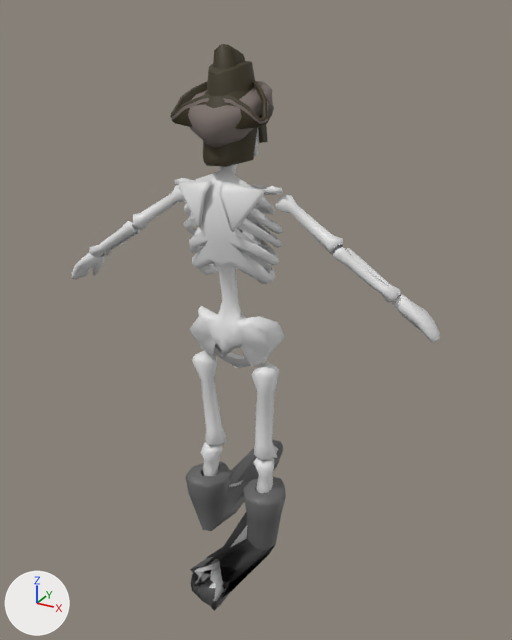
One commit to the glTF model assets/characters/skeleton.glb: the scene before it, then after it.
Before and after are seen from a camera (50 mm lens) standing at (1.075, -1.83, 1.808) and looking at (0.031, 0.068, 0.859). Arrows for +X, +Y and +Z are at lower left; the lights stay in place. The older version comes first. Vertices at exactly the same position are counted once.

Before the edit, the objects in view are built like this:
```python
ob_hatcossak = bpy.data.objects.new('HatCossak', me_plane_001)
ob_hatcossak.location = (0.0, 0.0, 0.0)
ob_hattallcap = bpy.data.objects.new('HatTallCap', me_plane_003)
ob_hattallcap.location = (0.0, 0.0, 0.0)
ob_hattallpeaked = bpy.data.objects.new('HatTallPeaked', me_cguardmesh_001)
ob_hattallpeaked.location = (0.0, 0.0, 0.0)
ob_hattricorn = bpy.data.objects.new('HatTricorn', me_plane_004)
ob_hattricorn.location = (0.0, 0.0, 0.0)
ob_skeleton = bpy.data.objects.new('Skeleton', me_plane_009)
ob_skeleton.location = (0.0, 0.0, 0.0)
ob_skeletonboots = bpy.data.objects.new('SkeletonBoots', me_plane_010)
ob_skeletonboots.location = (0.0, 0.0, 0.0)
```
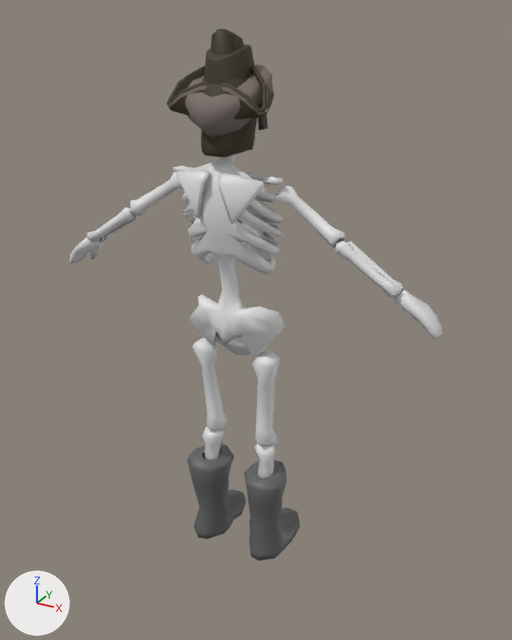
Location of each change, [x1, y1, x2, y2] in pixels of the pictures (512 x 640 px; the box of a moved part takes in the faces that stretch with it):
'Skeleton', reshaped
    before: [72, 128, 440, 601]
    after: [70, 118, 442, 478]
'SkeletonBoots', reshaped (12% wider, 31% shorter)
    before: [185, 440, 286, 611]
    after: [187, 443, 300, 561]
'HatCossak', reshaped (10% taller)
    before: [188, 81, 273, 148]
    after: [185, 64, 273, 138]
'HatTallPeaked', reshaped
    before: [203, 44, 268, 167]
    after: [201, 29, 268, 157]
'HatTricorn', reshaped (10% taller)
    before: [170, 80, 274, 129]
    after: [167, 65, 274, 119]
'HatTallCap', reshaped (6% wider, 14% taller)
    before: [207, 61, 255, 97]
    after: [204, 44, 255, 85]
part 1 of me_plane_009, moved or reshaped
    before: [175, 128, 284, 368]
    after: [172, 118, 285, 356]
part 2 of me_plane_009, moved or reshaped
    before: [133, 185, 186, 230]
    after: [130, 172, 183, 217]
part 3 of me_plane_009, moved or reshaped
    before: [89, 221, 136, 257]
    after: [87, 207, 133, 243]
part 4 of me_plane_009, moved or reshaped
    before: [105, 222, 140, 256]
    after: [103, 208, 138, 241]
part 5 of me_plane_009, moved or reshaped
    before: [72, 251, 105, 279]
    after: [70, 236, 103, 264]
part 6 of me_plane_009, moved or reshaped
    before: [192, 351, 227, 446]
    after: [192, 338, 228, 430]
part 7 of me_plane_009, moved or reshaped
    before: [179, 180, 212, 229]
    after: [177, 170, 211, 219]
part 8 of me_plane_009, moved or reshaped
    before: [275, 195, 343, 255]
    after: [276, 186, 345, 248]
part 9 of me_plane_009, moved or reshaped
    before: [333, 247, 400, 302]
    after: [335, 241, 402, 298]
part 10 of me_plane_009, moved or reshaped
    before: [345, 248, 401, 294]
    after: [347, 241, 403, 289]
part 11 of me_plane_009, moved or reshaped
    before: [392, 294, 440, 343]
    after: [394, 289, 442, 339]
part 12 of me_plane_009, moved or reshaped
    before: [251, 362, 279, 460]
    after: [252, 351, 280, 446]
part 13 of me_plane_009, moved or reshaped
    before: [219, 182, 265, 232]
    after: [218, 173, 265, 224]
part 14 of me_plane_009, moved or reshaped
    before: [194, 442, 274, 601]
    after: [202, 427, 275, 478]

What changed in the scene script:
```text
Change me_plane_009:
    remove me_plane_009.from_pydata(...)  # 1267 vertices, 2418 faces; spans x -0.67..0.66, y -0.4..0.53, z 0.01..1.6
    add me_plane_009.from_pydata(...)  # 1267 vertices, 2418 faces; spans x -0.67..0.67, y -0.14..0.19, z 0.0..1.64
    me_plane_009 part 1: the loose piece of 635 vertices spanning x -0.21..0.17, y -0.1..0.15, z 0.71..1.6 is multiplied about its middle by the matrix ((0.999, 0.005, 0.034), (-0.002, 0.997, -0.072), (-0.034, 0.072, 0.997)), then moved by (0.01, -0.03, 0.05)
    me_plane_009 part 2: the loose piece of 36 vertices spanning x -0.39..-0.17, y -0.05..0.04, z 1.13..1.3 is moved by (0.02, -0.03, 0.05)
    me_plane_009 part 3: the loose piece of 40 vertices spanning x -0.56..-0.37, y -0.07..-0.01, z 1.01..1.17 is moved by (0.01, -0.02, 0.06)
    me_plane_009 part 4: the loose piece of 35 vertices spanning x -0.56..-0.37, y -0.02..0.02, z 1.01..1.15 is moved by (0.01, -0.02, 0.06)
    me_plane_009 part 5: the loose piece of 52 vertices spanning x -0.67..-0.54, y -0.06..0.04, z 0.91..1.04 is moved by (0.01, -0.01, 0.06)
    me_plane_009 part 6: the loose piece of 39 vertices spanning x -0.15..-0.05, y -0.07..0.04, z 0.37..0.74 is multiplied about its middle by the matrix ((0.999, 0.005, 0.034), (-0.002, 0.997, -0.072), (-0.034, 0.072, 0.997)), then moved by (-0.01, 0.02, 0.05)
    me_plane_009 part 7: the loose piece of 15 vertices spanning x -0.17..-0.04, y -0.11..-0.05, z 1.2..1.34 is moved by (0.02, -0.04, 0.04)
    me_plane_009 part 8: the loose piece of 36 vertices spanning x 0.14..0.36, y -0.05..0.04, z 1.16..1.31 is moved by (0.02, -0.03, 0.03)
    me_plane_009 part 9: the loose piece of 40 vertices spanning x 0.34..0.54, y -0.06..-0.01, z 1.05..1.19 is moved by (0.01, -0.02, 0.03)
    me_plane_009 part 10: the loose piece of 35 vertices spanning x 0.34..0.53, y -0.02..0.03, z 1.05..1.18 is moved by (0.01, -0.02, 0.03)
    me_plane_009 part 11: the loose piece of 52 vertices spanning x 0.52..0.66, y -0.05..0.04, z 0.95..1.08 is moved by (0.01, -0.02, 0.02)
    me_plane_009 part 12: the loose piece of 39 vertices spanning x 0.07..0.15, y -0.06..0.04, z 0.37..0.75 is multiplied about its middle by the matrix ((0.999, 0.005, 0.034), (-0.002, 0.997, -0.072), (-0.034, 0.072, 0.997)), then moved by (-0.01, 0.02, 0.04)
    me_plane_009 part 13: the loose piece of 15 vertices spanning x 0.0..0.13, y -0.11..-0.05, z 1.2..1.35 is moved by (0.02, -0.04, 0.03)
    me_plane_009 part 14: 198 of 1267 vertices moved; they spanned x -0.17..0.16, y -0.4..0.53, z 0.01..0.4 and now span x -0.16..0.16, y -0.06..0.19, z 0.0..0.44; mean shift (0.0, 0.05, 0.0); largest move (0.13, -0.32, 0.13) -> (0.16, 0.14, 0.03)
Change me_plane_010:
    remove me_plane_010.from_pydata(...)  # 174 vertices, 326 faces; spans x -0.187..0.207, y -0.424..0.541, z 0.013..0.294
    add me_plane_010.from_pydata(...)  # 174 vertices, 326 faces; spans x -0.192..0.192, y -0.096..0.204, z -0.001..0.33
    me_plane_010 part 15: 174 of 174 vertices moved; they spanned x -0.187..0.207, y -0.424..0.541, z 0.013..0.294 and now span x -0.192..0.192, y -0.096..0.204, z -0.001..0.33; mean shift (-0.005, 0.05, -0.002)
Change me_plane_001:
    remove me_plane_001.from_pydata(...)  # 181 vertices, 341 faces; spans x -0.146..0.088, y -0.115..0.175, z 1.443..1.662
    add me_plane_001.from_pydata(...)  # 181 vertices, 341 faces; spans x -0.117..0.117, y -0.166..0.12, z 1.48..1.706
    me_plane_001 part 16: the whole mesh is multiplied about its middle by the matrix ((0.999, 0.005, 0.034), (-0.002, 0.997, -0.072), (-0.034, 0.072, 0.997)), then moved by (0.028, -0.054, 0.045)
Change me_cguardmesh_001:
    remove me_cguardmesh_001.from_pydata(...)  # 170 vertices, 310 faces; spans x -0.109..0.063, y -0.093..0.149, z 1.389..1.717
    add me_cguardmesh_001.from_pydata(...)  # 170 vertices, 310 faces; spans x -0.086..0.086, y -0.136..0.098, z 1.427..1.759
    me_cguardmesh_001 part 17: the whole mesh is multiplied about its middle by the matrix ((0.999, 0.005, 0.034), (-0.002, 0.997, -0.072), (-0.034, 0.072, 0.997)), then moved by (0.028, -0.054, 0.044)
Change me_plane_003:
    remove me_plane_003.from_pydata(...)  # 241 vertices, 458 faces; spans x -0.121..0.065, y -0.074..0.184, z 1.462..1.671
    add me_plane_003.from_pydata(...)  # 241 vertices, 458 faces; spans x -0.093..0.093, y -0.122..0.132, z 1.5..1.718
    me_plane_003 part 18: the whole mesh is multiplied about its middle by the matrix ((0.999, 0.005, 0.034), (-0.002, 0.997, -0.072), (-0.034, 0.072, 0.997)), then moved by (0.029, -0.055, 0.046)
Change me_plane_004:
    remove me_plane_004.from_pydata(...)  # 395 vertices, 762 faces; spans x -0.188..0.134, y -0.083..0.217, z 1.492..1.62
    add me_plane_004.from_pydata(...)  # 395 vertices, 762 faces; spans x -0.161..0.161, y -0.133..0.164, z 1.531..1.662
    me_plane_004 part 19: the whole mesh is multiplied about its middle by the matrix ((0.999, 0.005, 0.034), (-0.002, 0.997, -0.072), (-0.034, 0.072, 0.997)), then moved by (0.029, -0.055, 0.047)
```
